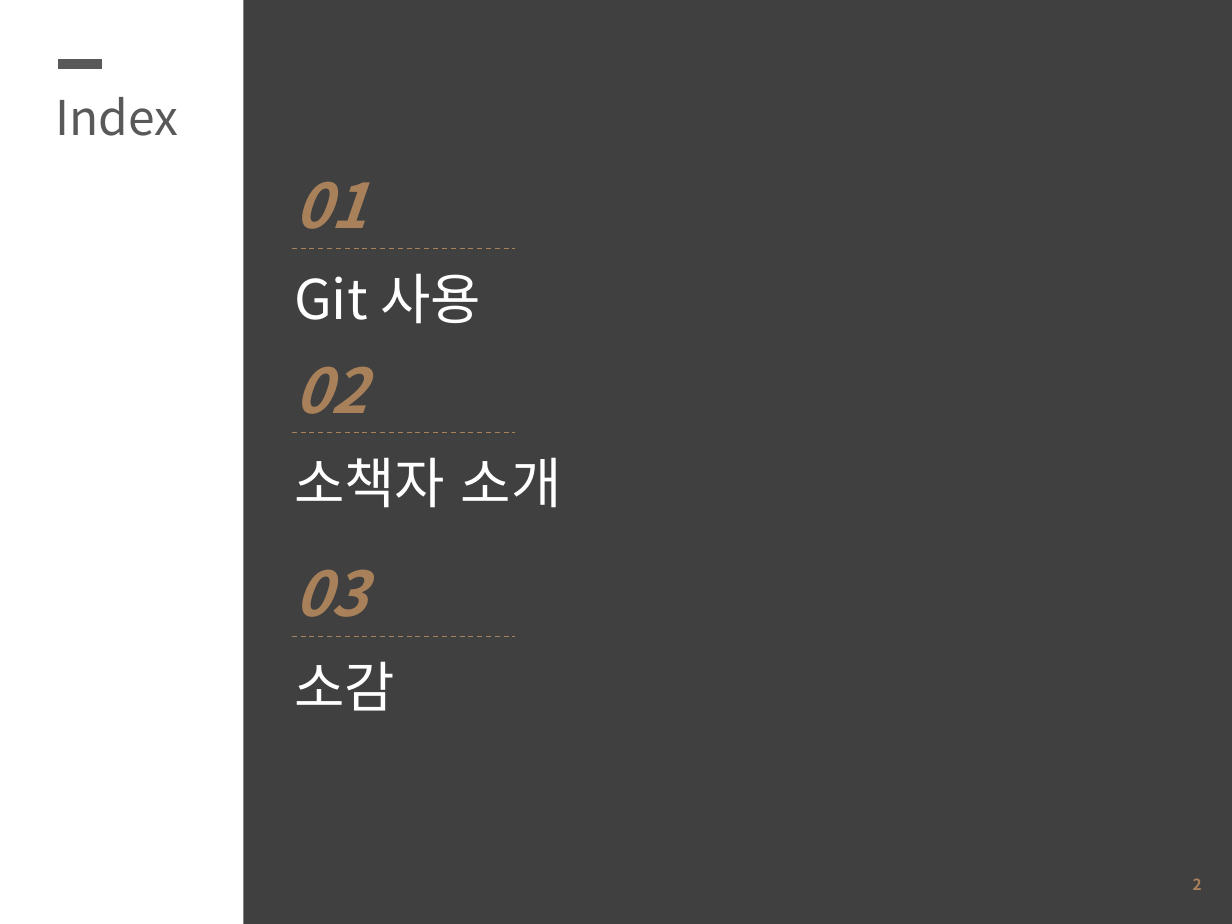
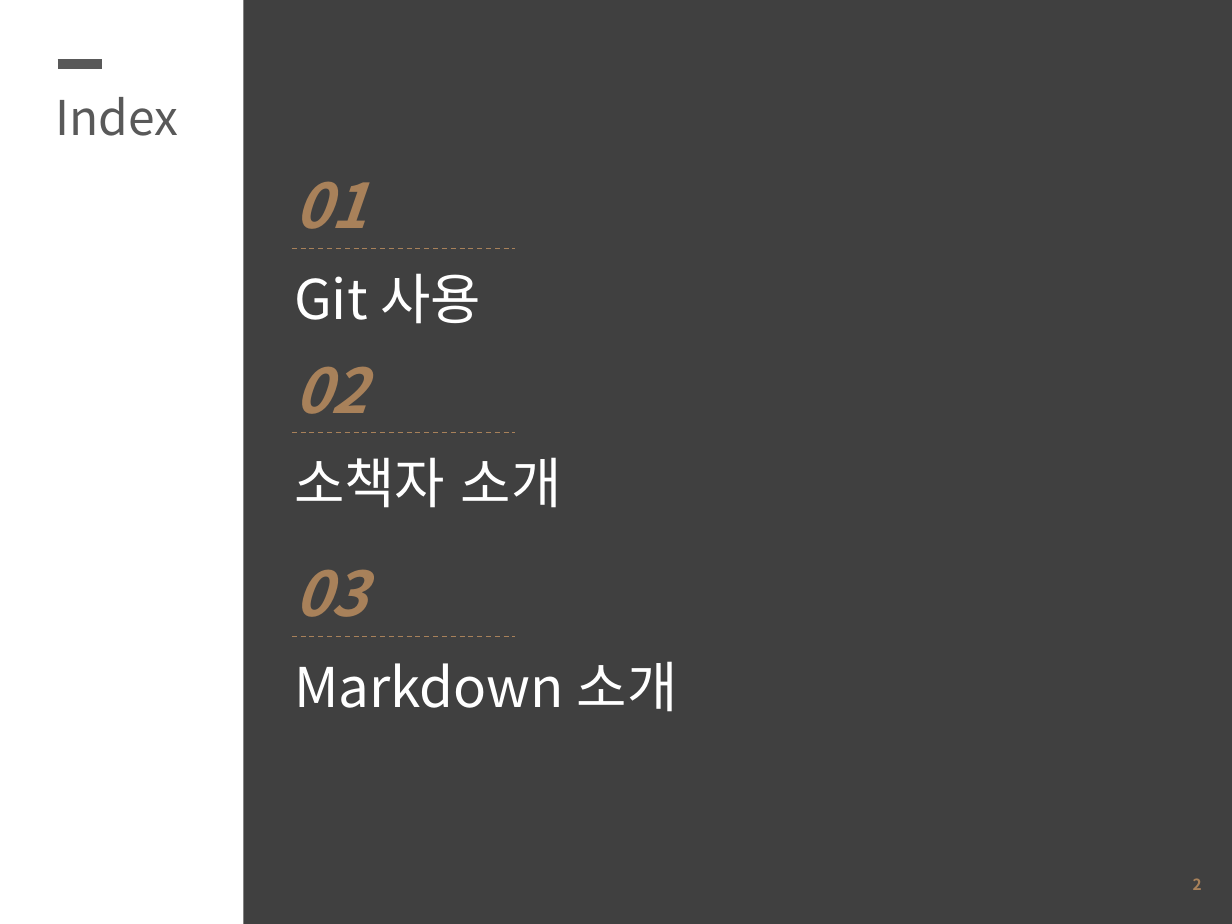
Before and after one commit to SeunghyunKing/OS_blue09, a slide deck: slide 2 of ppt.pptx. Drawn at 1232x924 pixels with LibreOffice and Linux fonts; fonts in the diff are those of the drawing. Boxes give left, top, right and bottom in pixels: in the first picture for what was removed or moved away, otherwise in the second. Text is boxed around its words. In the diff, an @@ line names an element or a change of style, - is before the commit and + after.

```diff
--- a/ppt.pptx
+++ b/ppt.pptx
@@ text at (x1=294, y1=661, x2=678, y2=712): text changed @@
-소감
+Markdown 소개
```
Also in this commit, not shown: 4 other slides changed.
